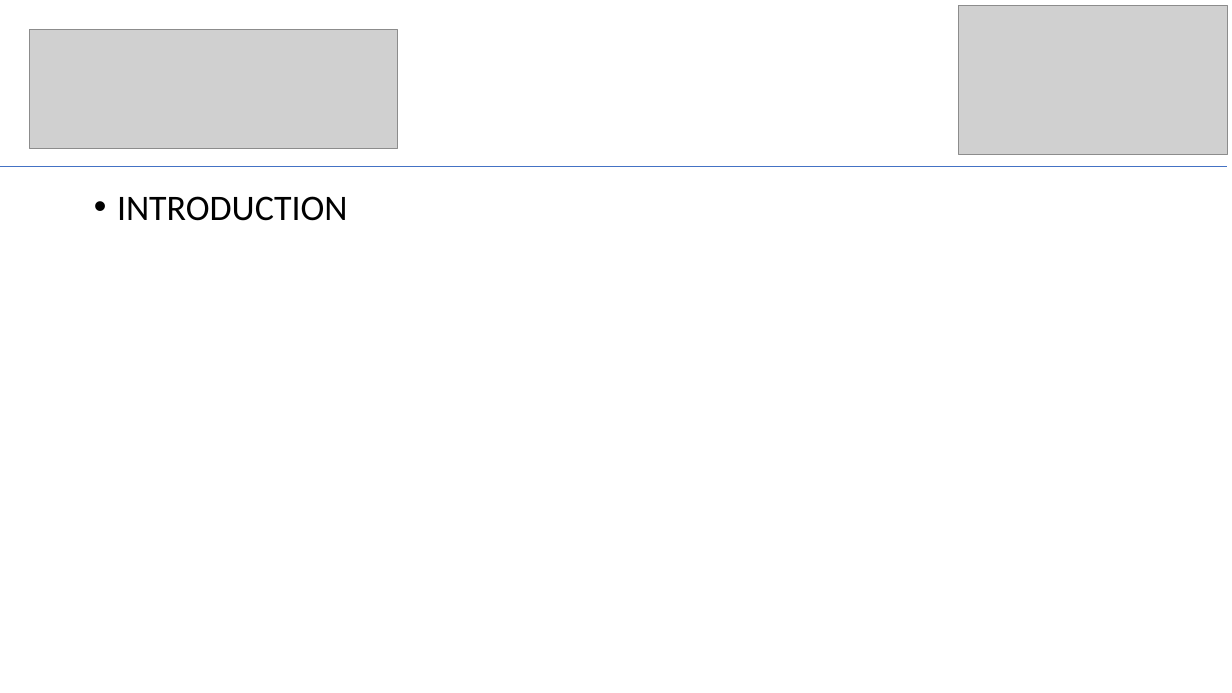
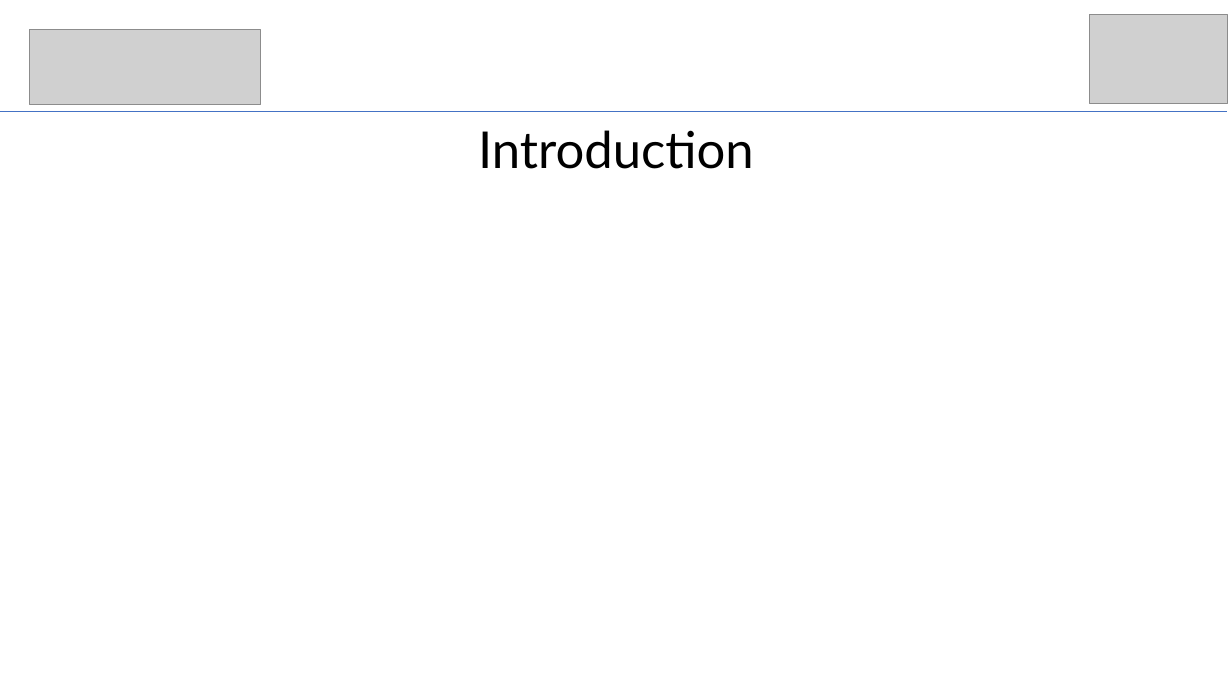
Before and after one commit to UdayRajSingh288/URL_Phishing_Detection_System, a slide deck: slide 3 of PPT TEMPLATE.pptx. Drawn at 1232x693 pixels with LibreOffice and Linux fonts; fonts in the diff are those of the drawing; grey boxes stand for pictures. Boxes give left, top, right and bottom in pixels: in the first picture for what was removed or moved away, otherwise in the second. Text is boxed around its words. In the diff, an @@ line names an element or a change of style, - is before the commit and + after.

```diff
--- a/PPT TEMPLATE.pptx
+++ b/PPT TEMPLATE.pptx
@@ picture: place and size @@
-picture at (959, 6, 1228, 154)
+picture at (1090, 14, 1228, 104)
@@ picture: place and size @@
-picture at (30, 30, 397, 148)
+picture at (30, 30, 262, 104)
@@ line moved from (0, 166) - (1227, 166) to (0, 112) - (1227, 112) @@
@@ title "Introduction" at (478, 130, 754, 169): vertical alignment top to middle @@
@@ title at (478, 130, 754, 169): text changed; size 28 to 39.6 pt; font Calibri to Lato @@
-• INTRODUCTION
+Introduction
```
Also in this commit, not shown: 3 other slides changed, 7 slides added, 7 slides removed, 5 other files.
